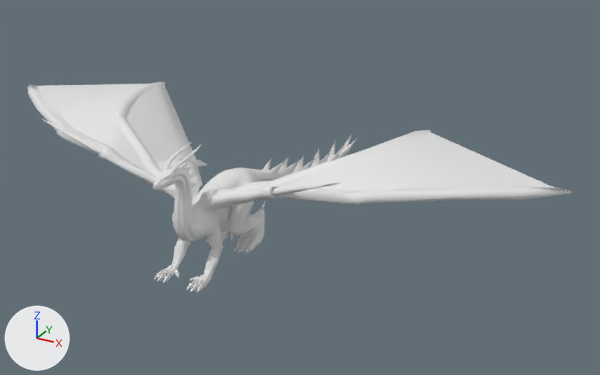
One commit to the OBJ model asgn5/models/dragon.obj: the scene before it, then after it.
Rendered twice from a camera (50 mm lens) standing at (29.4, -41.1, 27.3) and looking at (2.1, 8.6, 2.5). The lights are fixed; the arrows at lower left show +X, +Y and +Z. Where no turn or scale is listed for an object, it has been applied to the vertices.

In view in the first picture: 'Dragon_2.5_ply'.
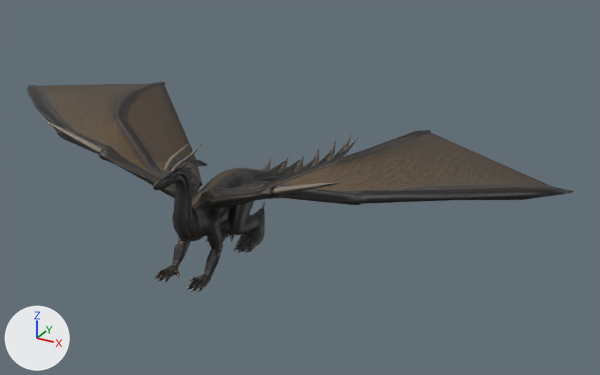
Where the change shows, as pixel boxes [x1, y1, x2, y2] in the pictures (600 x 375 px):
'Dragon_2.5_ply', recoloured: [27, 82, 574, 293] in both

The change, as a diff of the scene's bpy script:
```diff
--- a/asgn5/models/dragon.obj.py
+++ b/asgn5/models/dragon.obj.py
@@ img_dragon_ground_color_jpg @@
+img_dragon_ground_color_jpg = load_image('Dragon_ground_color.jpg', '../textures/Dragon_ground_color.jpg', 2045, 2045, 'sRGB')
@@ mat_material @@
+mat_material = principled_material('Material')
+mat_material.texture = img_dragon_ground_color_jpg
@@ me_dragon_2_5_ply @@
 me_dragon_2_5_ply.from_pydata(...)  # 19381 vertices, 37985 faces; spans x -21.8..21.9, y -5.7..22.8, z 0.0..9.3
+me_dragon_2_5_ply.materials.append(mat_material)  # picture img_dragon_ground_color_jpg
```
